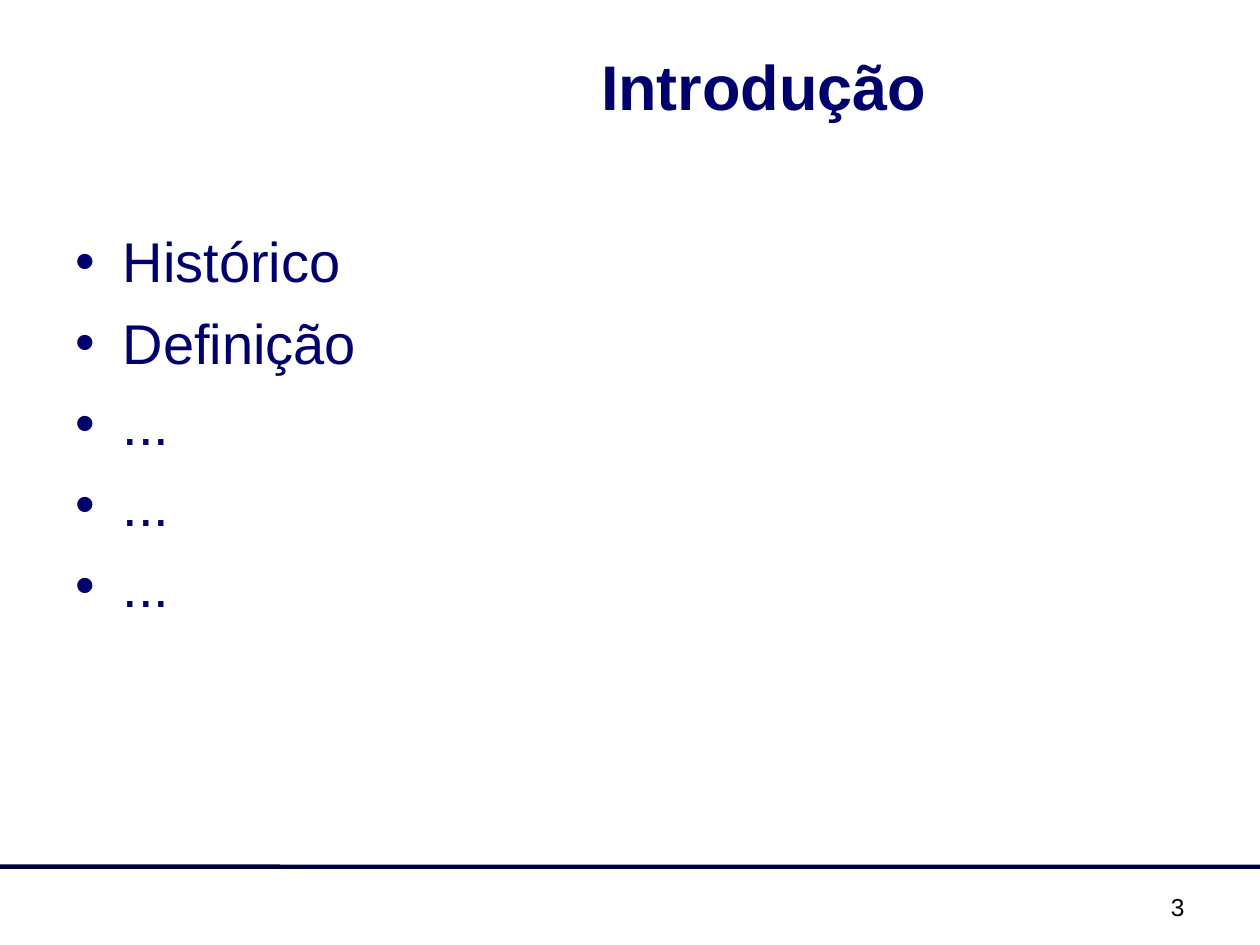
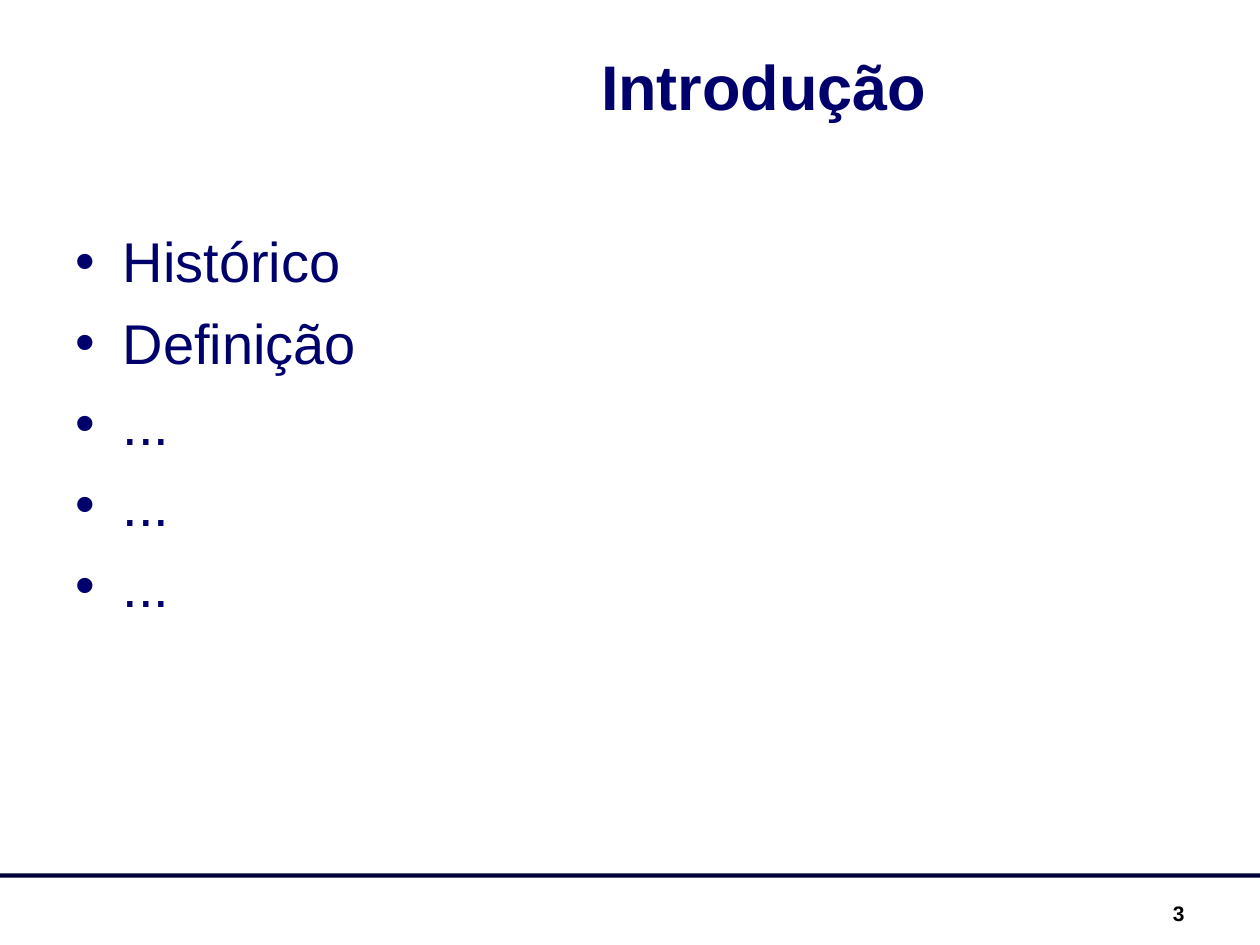
Before and after one commit to luciahsp/sisgestor, a slide deck: slide 3 of documentacao/SisGestor_Apresentação.ppt. Drawn at 1260x945 pixels with LibreOffice and Linux fonts; fonts in the diff are those of the drawing; background and template pictures are left out. Boxes give left, top, right and bottom in pixels: in the first picture for what was removed or moved away, otherwise in the second. Text is boxed around its words. In the diff, an @@ line names an element or a change of style, - is before the commit and + after.

```diff
--- a/documentacao/SisGestor_Apresentação.ppt
+++ b/documentacao/SisGestor_Apresentação.ppt
@@ line moved from (0, 867) - (1260, 867) to (0, 876) - (1260, 876) @@
@@ page number: place and size @@
-page number at <box>1171,899,1185,917</box>
+page number at <box>1173,906,1185,922</box>
@@ page number at <box>1173,906,1185,922</box>: size 14 to 12 pt, bold on @@
```
Also in this commit, not shown: 10 other slides changed, 28 other files.
